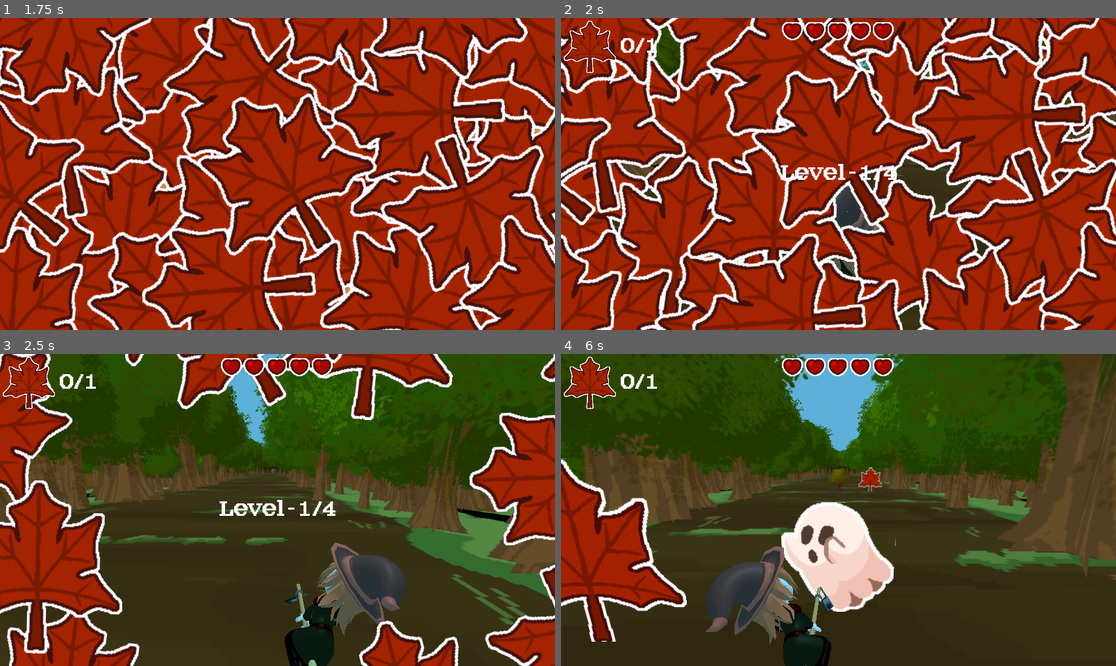
Above: before the commit, frames 1-4 (two rows, left to right).
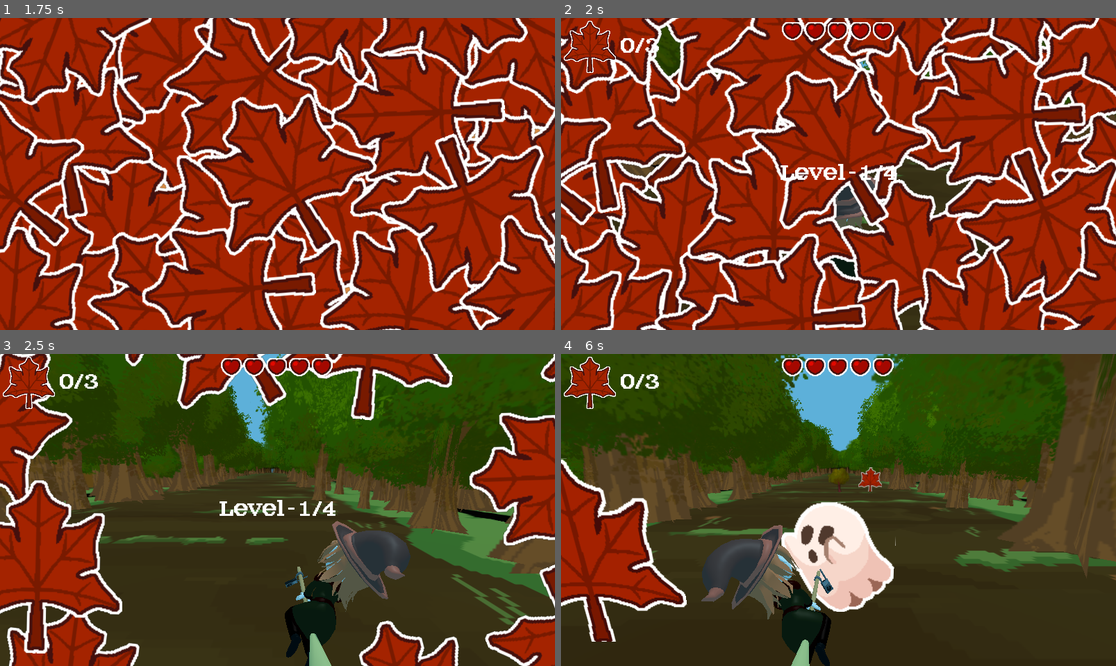
Above: after the commit, the same moments.

Repository: wewewer123/Cozy-Chaos-Fall-2025
Game: Godot game, scene res://scenes/game/GameHolder.tscn
Two runs of this game, one before a commit and one after it. Both use one fixed random seed, a clock stepped at 60 frames per second and the inputs below.
Inputs (mouse positions are in pixels of both pictures, inside the frame that each line leads up to):
- Up to frame 1 (1.75 s): click "start" at 0.5 s; click "start" at 1.25 s
- Up to frame 2 (2 s): no input
- Up to frame 3 (2.5 s): tap Enter at 2 s; move the mouse to (399, 494) at 2.02 s; hold D (right) from 2.03 s (still down); tap T at 2.1 s; click (399, 494) at 2.17 s
- Up to frame 4 (6 s): move the mouse to (727, 525) at 2.77 s; release D (right) at 2.78 s; hold A (left) 2.78-3.53 s; tap one key every 0.75 s from 2.85 s: Y Tab T Y Tab; move the mouse to (894, 441) at 3.52 s; hold D (right) 3.53-5.03 s; move the mouse to (810, 572) at 4.27 s; click (810, 572) at 4.42 s; move the mouse to (1005, 556) at 5.02 s; hold A (left) from 5.03 s (still down); move the mouse to (672, 463) at 5.77 s

Frame 1 is identical in both runs. In frame 2, 0.5% of the frame differs, in the area x 15-58%, y 6-84%; in frame 3, 4.7%; in frame 4, 4.9%, in the area x 15-50%, y 6-100%.

Commit message:
Polishing Audio And Some Visuals
commit 5058428a5210a2aa6dd9fbc3a01a5f2088451df9
Author: Tick <62646477+Tick-git@users.noreply.github.com>
Date:   Tue Oct 28 17:05:57 2025 +0100

    Polishes Audio And Some Visuals

commit d9ce8aecc885c537cbd32ee67f3004932ff60070
Author: Tick <62646477+Tick-git@users.noreply.github.com>
Date:   Tue Oct 28 16:35:55 2025 +0100

    Adds Ambience Sound To All Levels

commit b049cfe1cd2666d45334a984fae2b05fe5cefb07
Author: Tick <62646477+Tick-git@users.noreply.github.com>
Date:   Tue Oct 28 16:27:52 2025 +0100

    Overhauling Sound

    - Removing some witch voicelines that are too long or repetitions
    - Tweaking some voice volume values
    - Adding backgroundmusic to main menu

commit 82f6e43d0291e5140a46688c0572a85e9fb07908
Author: Tick <62646477+Tick-git@users.noreply.github.com>
Date:   Tue Oct 28 16:02:41 2025 +0100

    Heighten Player Model Slightly

Diff:
--- a/scenes/game/GameManager.tscn
+++ b/scenes/game/GameManager.tscn
@@ -13,6 +13,7 @@
 [ext_resource type="PackedScene" uid="uid://dry5v5b61sduq" path="res://scenes/world/Levels/Level4.tscn" id="10_qowum"]
 [ext_resource type="PackedScene" uid="uid://bs1cs7i43kjyp" path="res://scenes/ui/transition_leaf.tscn" id="11_0rt5h"]
 [ext_resource type="PackedScene" uid="uid://yl18bhn288tf" path="res://scenes/ui/win_scene.tscn" id="12_o1ahd"]
+[ext_resource type="PackedScene" uid="uid://cikhnrmajljah" path="res://scenes/world/BackgroundMusic.tscn" id="14_gvcca"]
 
 [node name="GameManager" type="Node" node_paths=PackedStringArray("transition", "audioSource")]
 script = ExtResource("1_unqrf")
@@ -35,4 +36,7 @@
 [node name="Node" type="Node" parent="."]
 
 [node name="AudioStreamPlayer2D" type="AudioStreamPlayer2D" parent="."]
-volume_db = 10.0
+volume_db = 5.0
+
+[node name="Backgroundmusic" parent="." instance=ExtResource("14_gvcca")]
+volume_db = -20.0
--- a/scenes/player/player.tscn
+++ b/scenes/player/player.tscn
@@ -1,10 +1,9 @@
-[gd_scene load_steps=8 format=3 uid="uid://jkp5gvu52u1o"]
+[gd_scene load_steps=7 format=3 uid="uid://jkp5gvu52u1o"]
 
 [ext_resource type="Script" uid="uid://ccvgk5a0aacet" path="res://scripts/player/player.gd" id="1_3vyb7"]
 [ext_resource type="PackedScene" uid="uid://bgkpidnm3mt6j" path="res://scenes/player/witch.tscn" id="2_g2els"]
 [ext_resource type="Script" uid="uid://bpi4tgmt1d56b" path="res://scripts/player/proceduralAnimation.gd" id="3_qhqgy"]
 [ext_resource type="PackedScene" uid="uid://f8842u8jr5o6" path="res://scenes/player/witch_audio_manager.tscn" id="4_dqkch"]
-[ext_resource type="PackedScene" uid="uid://cikhnrmajljah" path="res://scenes/world/BackgroundMusic.tscn" id="5_qlg0r"]
 [ext_resource type="PackedScene" uid="uid://d31bx1rfffxnc" path="res://scenes/player/witch_voice_line_manager.tscn" id="6_tuyoq"]
 
 [sub_resource type="CapsuleShape3D" id="CapsuleShape3D_sh265"]
@@ -18,7 +17,7 @@
 shape = SubResource("CapsuleShape3D_sh265")
 
 [node name="Witch (1)" parent="." instance=ExtResource("2_g2els")]
-transform = Transform3D(-1, 0, 8.742278e-08, 0, 1, 0, -8.742278e-08, 0, -1, 0, -0.8, 0)
+transform = Transform3D(-1, 0, 8.742278e-08, 0, 1, 0, -8.742278e-08, 0, -1, 0, -0.6, 0)
 script = ExtResource("3_qhqgy")
 amplitude = 0.1
 frequency = 0.5
@@ -30,7 +29,4 @@
 [node name="Camera3D" type="Camera3D" parent="."]
 transform = Transform3D(1, 0, 0, 0, 0.9800666, 0.19866937, 0, -0.19866937, 0.9800666, 0, 0.7070003, 1.3999999)
 
-[node name="Backgroundmusic" parent="." instance=ExtResource("5_qlg0r")]
-volume_db = -5.0
-
 [node name="WitchVoiceLineManager" parent="." instance=ExtResource("6_tuyoq")]
--- a/scenes/player/witch_audio_manager.tscn
+++ b/scenes/player/witch_audio_manager.tscn
@@ -20,11 +20,16 @@
 playerHealSound = ExtResource("8_pbdrm")
 
 [node name="Audio 1" type="AudioStreamPlayer2D" parent="."]
+volume_db = -10.0
 
 [node name="Audio 2" type="AudioStreamPlayer2D" parent="."]
+volume_db = -10.0
 
 [node name="Audio 3" type="AudioStreamPlayer2D" parent="."]
+volume_db = -10.0
 
 [node name="Audio 4" type="AudioStreamPlayer2D" parent="."]
+volume_db = -10.0
 
 [node name="Audio 5" type="AudioStreamPlayer2D" parent="."]
+volume_db = -10.0
--- a/scenes/player/witch_voice_line_manager.tscn
+++ b/scenes/player/witch_voice_line_manager.tscn
@@ -1,21 +1,16 @@
-[gd_scene load_steps=18 format=3 uid="uid://d31bx1rfffxnc"]
+[gd_scene load_steps=13 format=3 uid="uid://d31bx1rfffxnc"]
 
 [ext_resource type="Script" uid="uid://cl6421337fopv" path="res://scripts/player/witch_voice_line_manager.gd" id="1_m20fq"]
 [ext_resource type="AudioStream" uid="uid://doilgv0cg3xn6" path="res://assets/audio/Voicelines/New separated sounds/Lvl1-Witch-01.wav" id="2_g3j2s"]
 [ext_resource type="AudioStream" uid="uid://b2v32cw5vchvm" path="res://assets/audio/Voicelines/New separated sounds/Lvl1-Witch-02.wav" id="3_olinp"]
 [ext_resource type="AudioStream" uid="uid://bt3tmksywy0fs" path="res://assets/audio/Voicelines/New separated sounds/Lvl1-Witch-03.1.wav" id="4_tingo"]
-[ext_resource type="AudioStream" uid="uid://cp7ho18vhwtup" path="res://assets/audio/Voicelines/New separated sounds/Lvl1-Witch-03.wav" id="5_a1w3e"]
-[ext_resource type="AudioStream" uid="uid://bublnwyi43icn" path="res://assets/audio/Voicelines/New separated sounds/Lvl1-Witch-04.wav" id="6_lbnfh"]
 [ext_resource type="AudioStream" uid="uid://cfyr8f7aeuhh2" path="res://assets/audio/Voicelines/New separated sounds/Lvl1-Witch-05.1.wav" id="7_f2b4l"]
-[ext_resource type="AudioStream" uid="uid://c38v0k0qy6qrr" path="res://assets/audio/Voicelines/New separated sounds/Lvl1-Witch-05.02.wav" id="8_mmlh8"]
 [ext_resource type="AudioStream" uid="uid://hx8kkvo2e221" path="res://assets/audio/Voicelines/New separated sounds/Lvl2-Witch-01.wav" id="9_47pqn"]
 [ext_resource type="AudioStream" uid="uid://g6dbbloovh6i" path="res://assets/audio/Voicelines/New separated sounds/Lvl2-Witch-03.wav" id="10_hexdl"]
 [ext_resource type="AudioStream" uid="uid://yukhnrtphsiw" path="res://assets/audio/Voicelines/New separated sounds/Lvl2-Witch-07.wav" id="11_fmg5t"]
 [ext_resource type="AudioStream" uid="uid://cc3o34ef7my0k" path="res://assets/audio/Voicelines/New separated sounds/Lvl2-Witch-08.wav" id="12_newpm"]
 [ext_resource type="AudioStream" uid="uid://dkdkdw7vokw5" path="res://assets/audio/Voicelines/New separated sounds/Lvl2-Witch-09.wav" id="13_7qv04"]
-[ext_resource type="AudioStream" uid="uid://dbjqng8sjhuo6" path="res://assets/audio/Voicelines/New separated sounds/Lvl2-Witch-10.wav" id="14_g0pw5"]
 [ext_resource type="AudioStream" uid="uid://b7g2l5g2885bs" path="res://assets/audio/Voicelines/New separated sounds/Lvl2-Witch-11.wav" id="15_s8qjb"]
-[ext_resource type="AudioStream" uid="uid://dbqngylwuecnv" path="res://assets/audio/Voicelines/New separated sounds/Lvl2-Witch-12.wav" id="16_m65se"]
 [ext_resource type="AudioStream" uid="uid://7q8svh7qopk" path="res://assets/audio/Voicelines/New separated sounds/Lvl2-Witch-13.wav" id="17_mdagt"]
 
 [node name="WitchVoiceLineManager" type="Node2D" node_paths=PackedStringArray("audioPlayer")]
@@ -24,18 +19,19 @@
 vl1_1 = ExtResource("2_g3j2s")
 vl1_2 = ExtResource("3_olinp")
 vl1_3 = ExtResource("4_tingo")
-vl1_4 = ExtResource("5_a1w3e")
-vl2_1 = ExtResource("6_lbnfh")
+vl1_4 = ExtResource("2_g3j2s")
+vl2_1 = ExtResource("2_g3j2s")
 vl2_2 = ExtResource("7_f2b4l")
-vl2_3 = ExtResource("8_mmlh8")
+vl2_3 = ExtResource("2_g3j2s")
 vl2_4 = ExtResource("9_47pqn")
 vl3_1 = ExtResource("10_hexdl")
 vl3_2 = ExtResource("11_fmg5t")
 vl3_3 = ExtResource("12_newpm")
 vl3_4 = ExtResource("13_7qv04")
-vl4_1 = ExtResource("14_g0pw5")
+vl4_1 = ExtResource("2_g3j2s")
 vl4_2 = ExtResource("15_s8qjb")
-vl4_3 = ExtResource("16_m65se")
+vl4_3 = ExtResource("2_g3j2s")
 vl4_4 = ExtResource("17_mdagt")
 
 [node name="AudioStreamPlayer2D" type="AudioStreamPlayer2D" parent="."]
+volume_db = -5.0
--- a/scenes/world/BackgroundMusic.tscn
+++ b/scenes/world/BackgroundMusic.tscn
@@ -2,6 +2,6 @@
 
 [ext_resource type="AudioStream" uid="uid://hjlkns1dvcyy" path="res://assets/audio/music/Tea and Tiny Charms (summer).wav" id="1_syabp"]
 
-[node name="AudioStreamPlayer2D" type="AudioStreamPlayer2D"]
+[node name="Backgroundmusic" type="AudioStreamPlayer2D"]
 stream = ExtResource("1_syabp")
 autoplay = true
--- a/scenes/world/Levels/Level1.tscn
+++ b/scenes/world/Levels/Level1.tscn
@@ -10,6 +10,8 @@
 [ext_resource type="PackedScene" uid="uid://db86y3xlsmqhs" path="res://scenes/collectables/leaf.tscn" id="6_kmdbv"]
 [ext_resource type="PackedScene" uid="uid://bo3apvyv0kqo2" path="res://scenes/collectables/heart.tscn" id="7_0t3xx"]
 [ext_resource type="PackedScene" uid="uid://bdkni105yimiq" path="res://scenes/world/Levels/trees_static.tscn" id="11_d7lc8"]
+[ext_resource type="PackedScene" uid="uid://cikhnrmajljah" path="res://scenes/world/BackgroundMusic.tscn" id="11_xtfam"]
+[ext_resource type="AudioStream" uid="uid://b7k0lpe44nelp" path="res://assets/audio/Ambience SFX/Summer (1 and 2).mp3" id="12_k6s3k"]
 
 [sub_resource type="Environment" id="Environment_3602c"]
 background_mode = 1
@@ -58,6 +60,10 @@
 [node name="TreesStatic" parent="." instance=ExtResource("11_d7lc8")]
 transform = Transform3D(1, 0, 0, 0, 1, 0, 0, 0, 1, 0.0045776367, 0.9870453, -0.021865845)
 
+[node name="Backgroundmusic" parent="." instance=ExtResource("11_xtfam")]
+stream = ExtResource("12_k6s3k")
+volume_db = -10.0
+
 [node name="WorldEnvironment" type="WorldEnvironment" parent="."]
 environment = SubResource("Environment_3602c")
 
--- a/scenes/world/Levels/Level2.tscn
+++ b/scenes/world/Levels/Level2.tscn
@@ -13,6 +13,8 @@
 [ext_resource type="PackedScene" uid="uid://bfa4mxrqb63dw" path="res://scenes/world/Levels/environment_light.tscn" id="12_u6557"]
 [ext_resource type="PackedScene" uid="uid://bdkni105yimiq" path="res://scenes/world/Levels/trees_static.tscn" id="13_xhb0t"]
 [ext_resource type="Texture2D" uid="uid://t7rayi1myxm2" path="res://assets/art/2D/trees/trees_yellow/ta111.png" id="14_bgw3j"]
+[ext_resource type="PackedScene" uid="uid://cikhnrmajljah" path="res://scenes/world/BackgroundMusic.tscn" id="14_py7lu"]
+[ext_resource type="AudioStream" uid="uid://b7k0lpe44nelp" path="res://assets/audio/Ambience SFX/Summer (1 and 2).mp3" id="15_w5duo"]
 
 [sub_resource type="Environment" id="Environment_frq16"]
 background_mode = 1
@@ -61,4 +63,8 @@
 [node name="WorldEnvironment" type="WorldEnvironment" parent="."]
 environment = SubResource("Environment_frq16")
 
+[node name="Backgroundmusic" parent="." instance=ExtResource("14_py7lu")]
+stream = ExtResource("15_w5duo")
+volume_db = -10.0
+
 [connection signal="timeout" from="Timer" to="." method="_on_timer_timeout"]
--- a/scenes/world/Levels/Level3.tscn
+++ b/scenes/world/Levels/Level3.tscn
@@ -13,6 +13,8 @@
 [ext_resource type="PackedScene" uid="uid://bfa4mxrqb63dw" path="res://scenes/world/Levels/environment_light.tscn" id="12_vy503"]
 [ext_resource type="PackedScene" uid="uid://bdkni105yimiq" path="res://scenes/world/Levels/trees_static.tscn" id="13_rd0oh"]
 [ext_resource type="Texture2D" uid="uid://ctvofsuwpt834" path="res://assets/art/2D/trees/trees_red/ta11111.png" id="14_rqcwb"]
+[ext_resource type="PackedScene" uid="uid://cikhnrmajljah" path="res://scenes/world/BackgroundMusic.tscn" id="14_s7s4a"]
+[ext_resource type="AudioStream" uid="uid://dbqvy8xq56bvv" path="res://assets/audio/Ambience SFX/Fall (3 and 4).mp3" id="15_b6y0l"]
 
 [sub_resource type="Environment" id="Environment_rd0oh"]
 background_mode = 1
@@ -61,4 +63,8 @@
 [node name="WorldEnvironment" type="WorldEnvironment" parent="."]
 environment = SubResource("Environment_rd0oh")
 
+[node name="Backgroundmusic" parent="." instance=ExtResource("14_s7s4a")]
+stream = ExtResource("15_b6y0l")
+volume_db = -10.0
+
 [connection signal="timeout" from="Timer" to="." method="_on_timer_timeout"]
--- a/scenes/world/Levels/Level4.tscn
+++ b/scenes/world/Levels/Level4.tscn
@@ -13,6 +13,8 @@
 [ext_resource type="PackedScene" uid="uid://bfa4mxrqb63dw" path="res://scenes/world/Levels/environment_light.tscn" id="12_mgf4m"]
 [ext_resource type="PackedScene" uid="uid://bdkni105yimiq" path="res://scenes/world/Levels/trees_static.tscn" id="13_qoiiw"]
 [ext_resource type="Texture2D" uid="uid://y0oedotpuuvl" path="res://assets/art/2D/trees/trees_red_dark/ta1.png" id="14_0p8ux"]
+[ext_resource type="PackedScene" uid="uid://cikhnrmajljah" path="res://scenes/world/BackgroundMusic.tscn" id="14_lugpx"]
+[ext_resource type="AudioStream" uid="uid://dbqvy8xq56bvv" path="res://assets/audio/Ambience SFX/Fall (3 and 4).mp3" id="15_7i75j"]
 
 [sub_resource type="Environment" id="Environment_dqfi3"]
 background_mode = 1
@@ -61,4 +63,8 @@
 [node name="WorldEnvironment" type="WorldEnvironment" parent="."]
 environment = SubResource("Environment_dqfi3")
 
+[node name="Backgroundmusic" parent="." instance=ExtResource("14_lugpx")]
+stream = ExtResource("15_7i75j")
+volume_db = -10.0
+
 [connection signal="timeout" from="Timer" to="." method="_on_timer_timeout"]
--- a/scenes/world/Levels/trees_static.tscn
+++ b/scenes/world/Levels/trees_static.tscn
@@ -13,9 +13,6 @@
 
 [node name="Tree12" parent="." instance=ExtResource("3_kw3b3")]
 transform = Transform3D(3, 0, 0, 0, 3, 0, 0, 0, 3, -12.462839, 0, -244.54248)
-
-[node name="Tree13" parent="." instance=ExtResource("3_kw3b3")]
-transform = Transform3D(3, 0, 0, 0, 3, 0, 0, 0, 3, -20.075981, 0, -232.29112)
 
 [node name="Tree14" parent="." instance=ExtResource("3_kw3b3")]
 transform = Transform3D(5, 0, 0, 0, 5, 0, 0, 0, 5, -10, 0, -216.724)
@@ -44,41 +41,11 @@
 [node name="Tree21" parent="." instance=ExtResource("3_kw3b3")]
 transform = Transform3D(3, 0, 0, 0, 3, 0, 0, 0, 3, 14.667448, 0, -215.40416)
 
-[node name="Tree22" parent="." instance=ExtResource("3_kw3b3")]
-transform = Transform3D(4, 0, 0, 0, 4, 0, 0, 0, 4, 17.724394, 0, -205.40416)
-
-[node name="Tree23" parent="." instance=ExtResource("3_kw3b3")]
-transform = Transform3D(3, 0, 0, 0, 3, 0, 0, 0, 3, -26.700136, 0, -213.897)
-
-[node name="Tree24" parent="." instance=ExtResource("3_kw3b3")]
-transform = Transform3D(3, 0, 0, 0, 3, 0, 0, 0, 3, -26.700136, 0, -206.22598)
-
-[node name="Tree25" parent="." instance=ExtResource("3_kw3b3")]
-transform = Transform3D(3, 0, 0, 0, 3, 0, 0, 0, 3, 22.281992, 0, -206.22598)
-
-[node name="Tree26" parent="." instance=ExtResource("3_kw3b3")]
-transform = Transform3D(3, 0, 0, 0, 3, 0, 0, 0, 3, 22.281992, 0, -217.22598)
-
 [node name="Tree27" parent="." instance=ExtResource("3_kw3b3")]
 transform = Transform3D(3, 0, 0, 0, 3, 0, 0, 0, 3, 22.281992, 0, -230.13872)
 
-[node name="Tree28" parent="." instance=ExtResource("3_kw3b3")]
-transform = Transform3D(3, 0, 0, 0, 3, 0, 0, 0, 3, -29.692854, 0, -230.13872)
-
-[node name="Tree29" parent="." instance=ExtResource("3_kw3b3")]
-transform = Transform3D(3, 0, 0, 0, 3, 0, 0, 0, 3, -29.692854, 0, -222.13872)
-
-[node name="Tree30" parent="." instance=ExtResource("3_kw3b3")]
-transform = Transform3D(4, 0, 0, 0, 4, 0, 0, 0, 4, -28.897018, 0, -201.22678)
-
 [node name="Tree17" parent="." instance=ExtResource("3_kw3b3")]
 transform = Transform3D(3, 0, 0, 0, 3, 0, 0, 0, 3, -22.676052, 0, -232.72878)
-
-[node name="Tree19" parent="." instance=ExtResource("3_kw3b3")]
-transform = Transform3D(3, 0, 0, 0, 3, 0, 0, 0, 3, -22.676052, 0, -223.41689)
-
-[node name="Tree20" parent="." instance=ExtResource("3_kw3b3")]
-transform = Transform3D(3, 0, 0, 0, 3, 0, 0, 0, 3, -22.676052, 0, -223.41689)
 
 [node name="Tree2" parent="." instance=ExtResource("3_kw3b3")]
 transform = Transform3D(3, 0, 0, 0, 3, 0, 0, 0, 3, 4.63745, 0.0057883263, -247.92732)
--- a/scenes/world/decoration/tree/factories/tree_factory_level_4.tres
+++ b/scenes/world/decoration/tree/factories/tree_factory_level_4.tres
@@ -12,8 +12,9 @@
 [ext_resource type="Texture2D" uid="uid://c3jfj14nocr8k" path="res://assets/art/2D/trees/trees_red_dark/ta3.png" id="10_5huov"]
 [ext_resource type="Texture2D" uid="uid://ct4bly3e0bfgl" path="res://assets/art/2D/trees/trees_red_dark/ta4.png" id="11_2f06s"]
 [ext_resource type="Texture2D" uid="uid://d08314civhxj1" path="res://assets/art/2D/trees/trees_red_dark/ta5.png" id="12_naf71"]
+[ext_resource type="Texture2D" uid="uid://b3rhmkpin2sx6" path="res://assets/art/2D/trees/trees_yellow/ta222.png" id="13_l4lfq"]
 
 [resource]
 script = ExtResource("1_4rhym")
 tree_scene = ExtResource("2_3v2tx")
-tree_textures = Array[Texture2D]([ExtResource("3_r5pls"), Ex …(175 unchanged characters)… rce("11_2f06s"), ExtResource("12_naf71")])
+tree_textures = Array[Texture2D]([ExtResource("3_r5pls"), Ex …(175 unchanged characters)… rce("11_2f06s"), ExtResource("12_naf71"), ExtResource("13_l4lfq")])
--- a/scenes/world/environment.tscn
+++ b/scenes/world/environment.tscn
@@ -111,14 +111,14 @@
 surface_material_override/0 = SubResource("StandardMaterial3D_muapc")
 
 [node name="Wall 5" type="MeshInstance3D" parent="."]
-transform = Transform3D(-2.6062653e-14, 5.9624404e-07, -50, -50, -2.1855694e-06, 0, -2.1855694e-06, 50, 5.9624404e-07, -52.5, -25, -279.16)
+transform = Transform3D(-2.6062653e-14, 5.9624404e-07, -50, -50, -2.1855694e-06, 0, -2.1855694e-06, 50, 5.9624404e-07, -52.5, -20, -279.16)
 layers = 2
 mesh = SubResource("PlaneMesh_7dm0k")
 skeleton = NodePath("../..")
 surface_material_override/0 = SubResource("StandardMaterial3D_muapc")
 
 [node name="Wall 6" type="MeshInstance3D" parent="."]
-transform = Transform3D(-2.6062653e-14, 5.9624404e-07, -50, -50, -2.1855694e-06, 0, -2.1855694e-06, 50, 5.9624404e-07, 52, -25, -279.16)
+transform = Transform3D(-2.6062653e-14, 5.9624404e-07, -50, -50, -2.1855694e-06, 0, -2.1855694e-06, 50, 5.9624404e-07, 52, -20, -279.16)
 layers = 2
 mesh = SubResource("PlaneMesh_7dm0k")
 skeleton = NodePath("../..")
--- a/scripts/game/globals.gd
+++ b/scripts/game/globals.gd
@@ -1,4 +1,4 @@
 extends Node
 
 var max_player_health = 5
-var max_leaf_count = 1
+var max_leaf_count = 3
--- a/scripts/player/witch_voice_line_manager.gd
+++ b/scripts/player/witch_voice_line_manager.gd
@@ -1,6 +1,7 @@
 extends Node2D
 
-var time = 15;
+var maxTime = 10;
+var time = 18;
 
 var index = 0;
 
@@ -47,4 +48,4 @@
 		audioPlayer.stream = all_streams[index]
 		audioPlayer.play()
 		index = (index + 1) % len(all_streams)
-		time = 7
+		time = maxTime
Not shown, added: assets/audio/Ambience SFX/Fall (3 and 4).mp3.import
Not shown, added: assets/audio/Ambience SFX/Rain loop (level 4).mp3.import
Not shown, added: assets/audio/Ambience SFX/Summer (1 and 2).mp3.import
Not shown, changed: export_presets.cfg
Not shown: 1 places in scenes/game/GameManager.tscn that only renumber resources
Not shown: 1 places in scenes/world/Levels/Level1.tscn that only renumber resources
Not shown: 1 places in scenes/world/Levels/Level2.tscn that only renumber resources
Not shown: 1 places in scenes/world/Levels/Level3.tscn that only renumber resources
Not shown: 1 places in scenes/world/Levels/Level4.tscn that only renumber resources
Not shown: 1 places in scenes/world/decoration/tree/factories/tree_factory_level_4.tres that only renumber resources
Not shown, added: assets/audio/Ambience SFX/Fall (3 and 4).mp3
Not shown, added: assets/audio/Ambience SFX/Rain loop (level 4).mp3
(and 1 more such lines)
